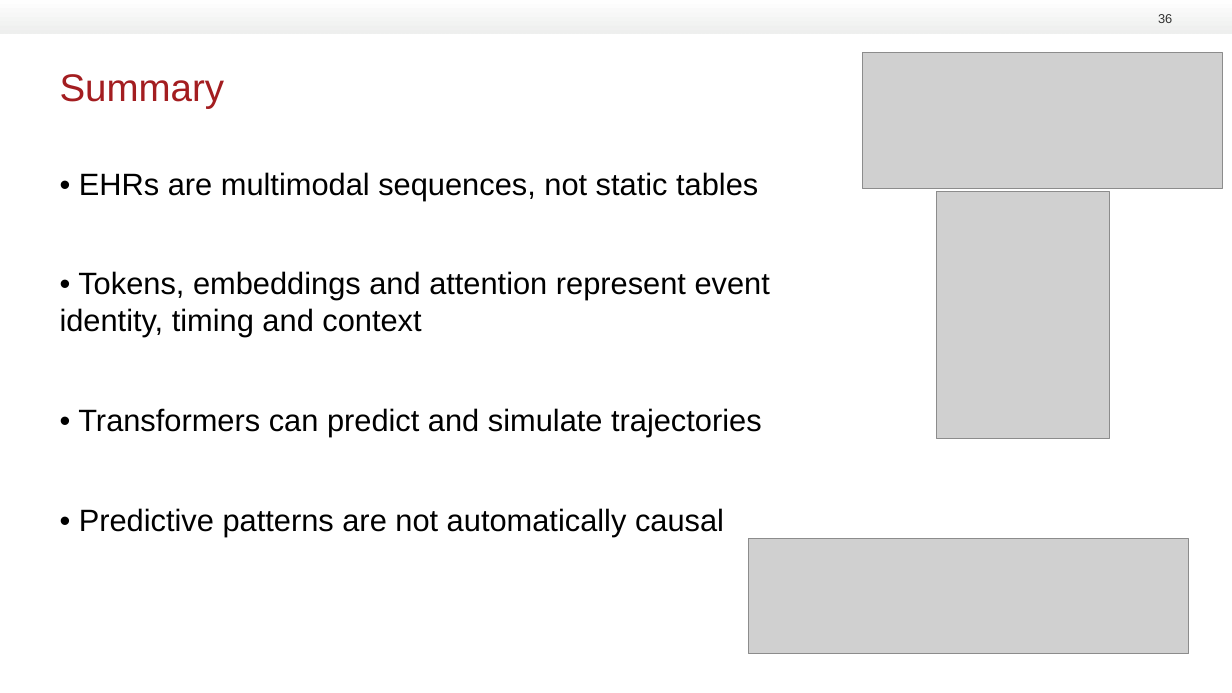
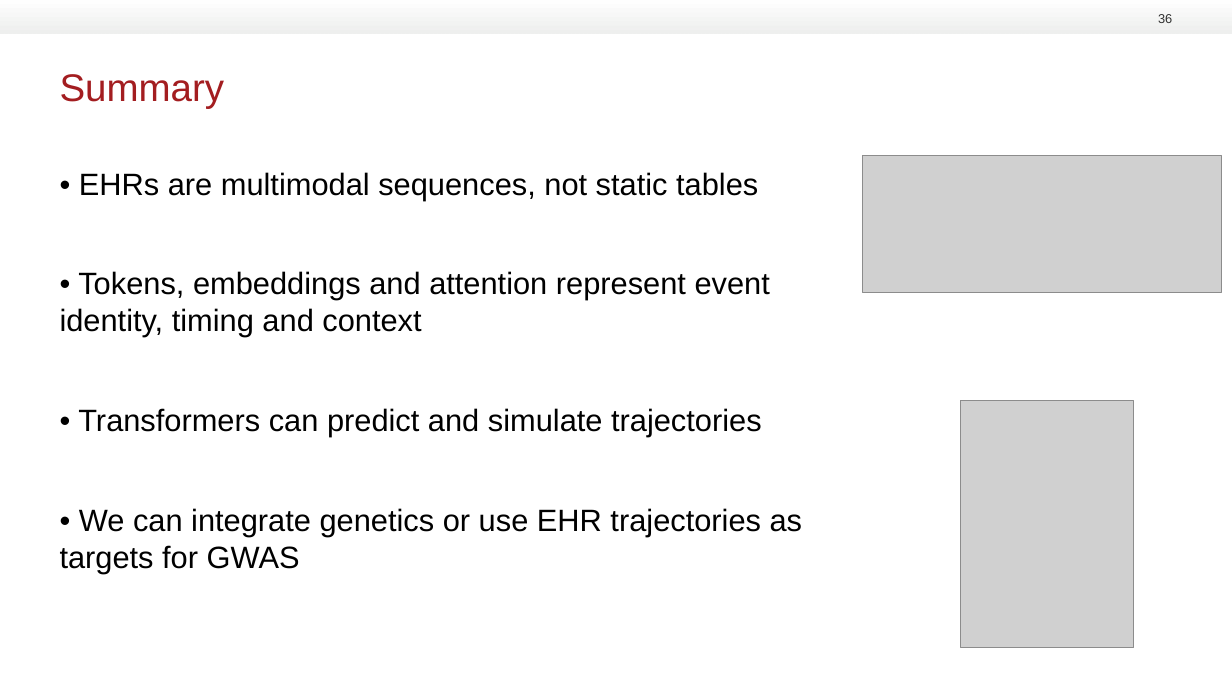
Before and after one commit to RasmussenLab/integrative_post_gwas_methods_course, a slide deck: slide 36 of slides/EHR transformer presentation 20260825.pptx. Drawn at 1232x693 pixels with LibreOffice and Linux fonts; fonts in the diff are those of the drawing; grey boxes stand for pictures; background and template pictures are left out. Boxes give left, top, right and bottom in pixels: in the first picture for what was removed or moved away, otherwise in the second. Text is boxed around its words. In the diff, an @@ line names an element or a change of style, - is before the commit and + after.

```diff
--- a/slides/EHR transformer presentation 20260825.pptx
+++ b/slides/EHR transformer presentation 20260825.pptx
@@ picture: place and size @@
-picture at (862,53,1223,189)
+picture at (862,156,1223,293)
@@ picture: place and size @@
-picture at (936,191,1109,438)
+picture at (961,401,1134,648)
@@ text at (60,508,803,573): text changed @@
-• Predictive patterns are not automatically causal
+• We can integrate genetics or use EHR trajectories as targets for GWAS
@@ picture removed at (749,539,1189,654) @@
```
Also in this commit, not shown: 18 other slides changed, 1 slide added, 1 slide removed.
